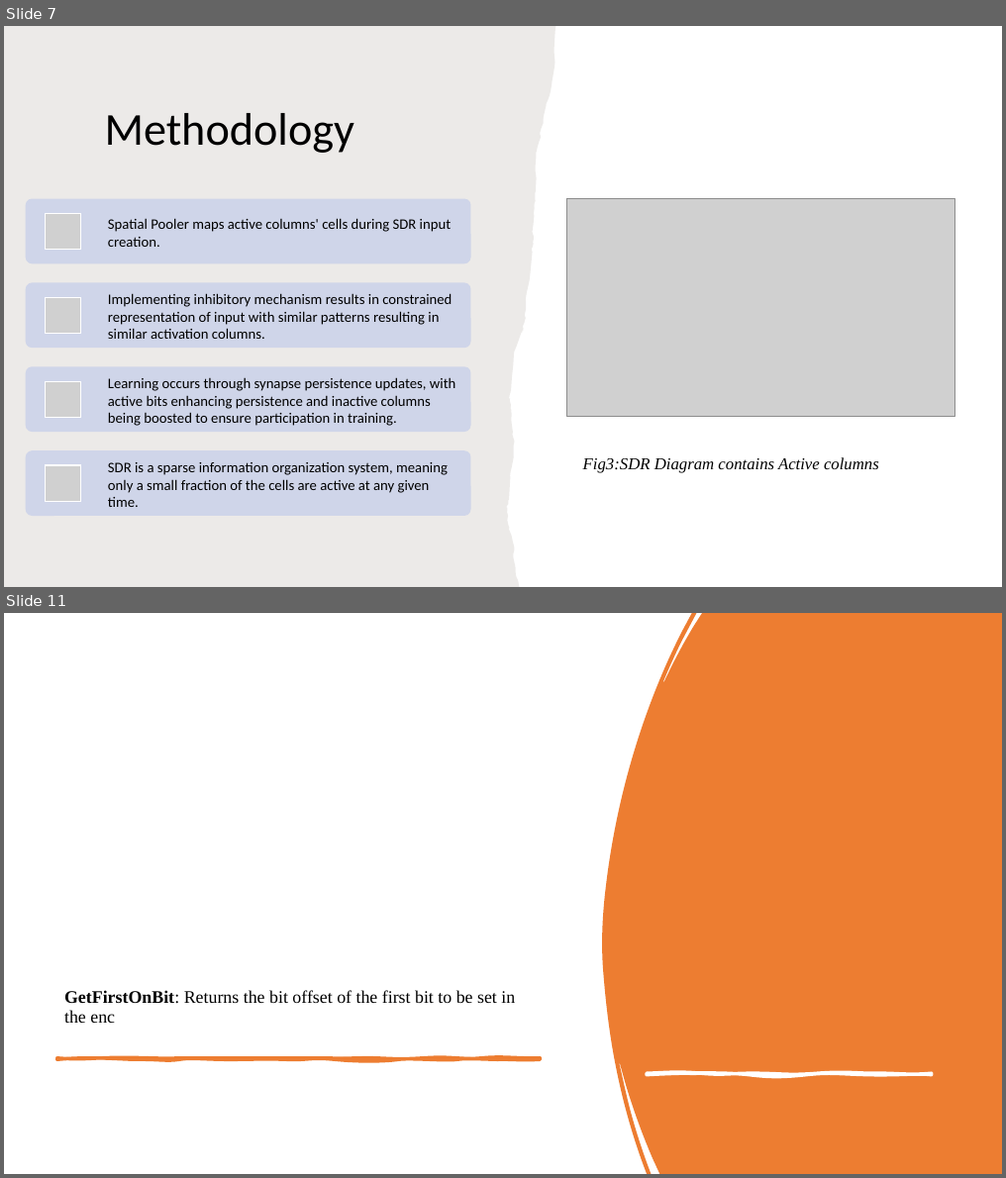
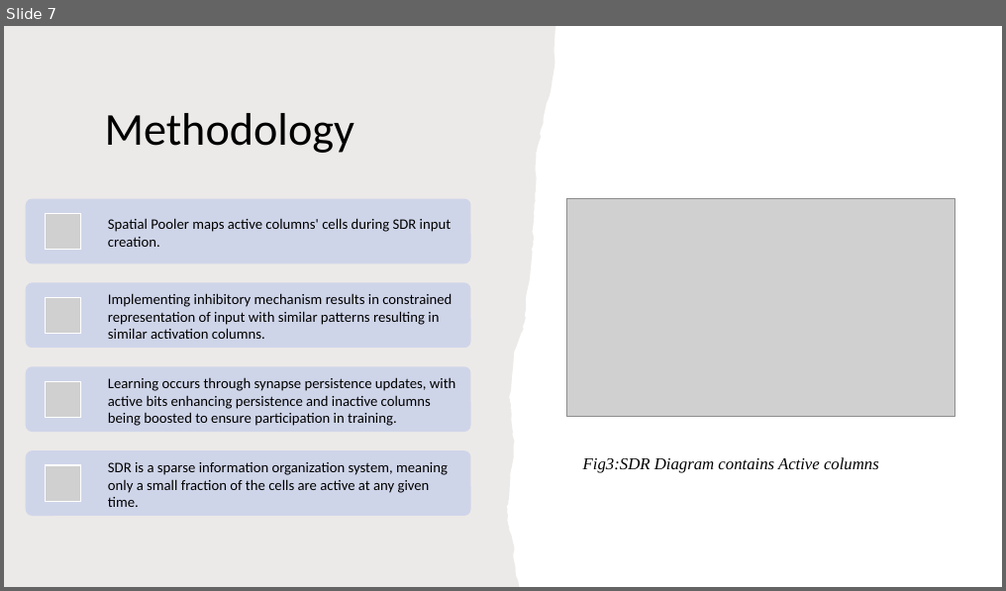
Before and after one commit to sahithkumar1999/neocortexapi, a slide deck: source/NeoCortexApi/Documents/Group Presentation[ScalarEncoder with Buckets].pptx. Shown one above the other, each under a label of ours: slides 7 and 11 before the commit, slide 7 after it; the slides between them are not shown. The pictures are 1006x1178 and 1006x591 pixels, drawn with LibreOffice and Linux fonts; fonts in the diff are those of the drawing; grey boxes stand for pictures. Boxes give left, top, right and bottom in pixels: in the first picture for what was removed or moved away, otherwise in the second. Text is boxed around its words. In the diff, an @@ line names an element or a change of style, - is before the commit and + after.

```diff
--- a/source/NeoCortexApi/Documents/Group Presentation[ScalarEncoder with Buckets].pptx
+++ b/source/NeoCortexApi/Documents/Group Presentation[ScalarEncoder with Buckets].pptx
@@ slide 11 removed at [4, 613, 1002, 1174], background #FFFFFF @@
@@ freeform shape removed at [602, 613, 1002, 1174] @@
@@ title removed at [64, 990, 515, 1023] @@
-GetFirstOnBit: Returns the bit offset of the first bit to be set in the enc
@@ freeform shape removed at [57, 1059, 540, 1059] @@
@@ freeform shape removed at [648, 1073, 933, 1075] @@
```
Also in this commit, not shown: 8 slides changed, 5 slides added.
